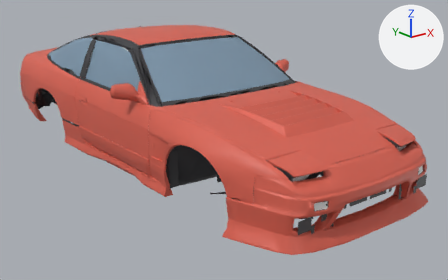
One commit to the glTF model public/cars/nakayaGrove.glb: the scene before it, then after it.
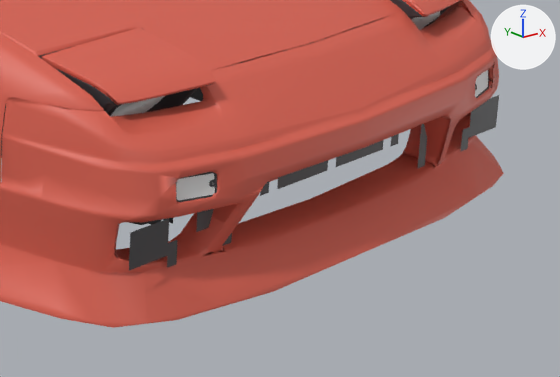
Each version appears first whole from a camera (50 mm lens) standing at (-3.22, -4.57, 1.97) and looking at (0.19, -0.3, 0.26), and next in a close-up on the part from 56% to 100% of the width and 50% to 97% of the height. Every picture has the same lights, and +X, +Y and +Z are marked at upper right. The older version's two pictures come first. Where no turn or scale is listed for an object, it has been applied to the vertices. Vertices at exactly the same position are counted once.

In view in the first close-up: 'Bumper_Front', 'Fenders', 'Headlights', 'Hood' and 1 more.
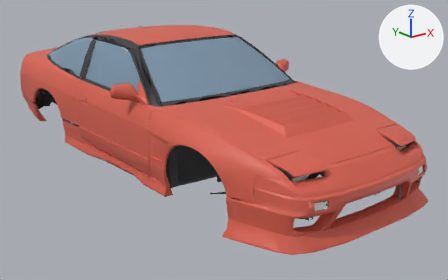
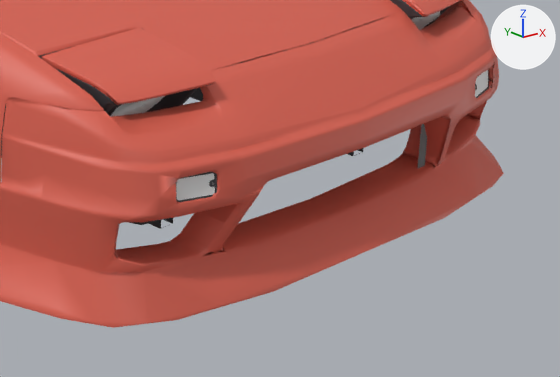
Pixel boxes [x1, y1, x2, y2] of what changed, in the close-ups (560 x 377 px):
part 1 of me_nakayagrove_bumper_front, deleted (mostly hidden)
    before: [129, 95, 499, 270]

The change in detail:
me_nakayagrove_bumper_front is used by ob_bumper_front; location (0.0, -1.919, 0.364).
me_nakayagrove_bumper_front had 1754 vertices, 3018 faces and spanned x -0.88..0.88, y -0.32..0.32, z -0.25..0.25.
me_nakayagrove_bumper_front now has 1194 vertices, 2057 faces and spans x -0.88..0.88, y -0.32..0.32, z -0.25..0.25.
me_nakayagrove_bumper_front part 1: 9 loose pieces with 207 vertices, spanning x -0.67..0.67, y -0.2..0.08, z -0.18..0.04, are deleted.
Other edits to the shape of me_nakayagrove_bumper_front do not show in these pictures.
